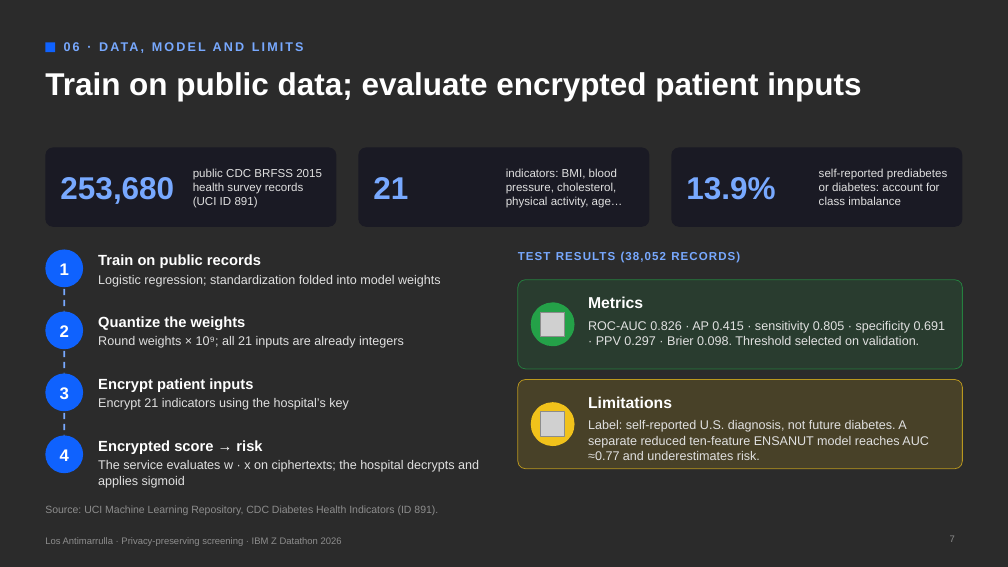
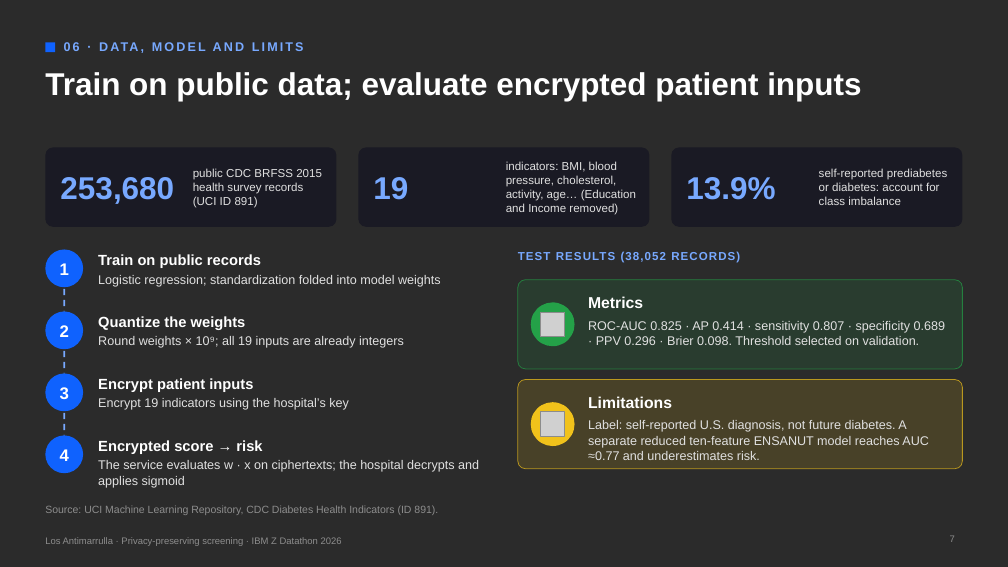
Before and after one commit to UACJ-MIAAD/antimarrulla-ibmz-datathon-2026, a slide deck: slide 7 of submission/Los_Antimarrulla_Screening_Pitch.pptx. Drawn at 1008x567 pixels with LibreOffice and Linux fonts; fonts in the diff are those of the drawing; grey boxes stand for pictures; background and template pictures are left out; a plain dark background stands for a picture behind light text. Boxes give left, top, right and bottom in pixels: in the first picture for what was removed or moved away, otherwise in the second. Text is boxed around its words. In the diff, an @@ line names an element or a change of style, - is before the commit and + after.

```diff
--- a/submission/Los_Antimarrulla_Screening_Pitch.pptx
+++ b/submission/Los_Antimarrulla_Screening_Pitch.pptx
@@ text at (373,177,408,200): text changed @@
-21
+19
@@ text at (506,161,636,214): text changed @@
-indicators: BMI, blood pressure, cholesterol, physical activity, age…
+indicators: BMI, blood pressure, cholesterol, activity, age… (Education and Income removed)
@@ text at (588,321,945,345): text changed @@
-ROC-AUC 0.826 · AP 0.415 · sensitivity 0.805 · specificity 0.691 · PPV 0.297 · Brier 0.098. Threshold selected on validation.
+ROC-AUC 0.825 · AP 0.414 · sensitivity 0.807 · specificity 0.689 · PPV 0.296 · Brier 0.098. Threshold selected on validation.
@@ text at (98,336,404,348): text changed @@
-Round weights × 10⁹; all 21 inputs are already integers
+Round weights × 10⁹; all 19 inputs are already integers
@@ text at (98,398,349,410): text changed @@
-Encrypt 21 indicators using the hospital’s key
+Encrypt 19 indicators using the hospital’s key
```
Also in this commit, not shown: 2 other slides changed, 19 other files.
